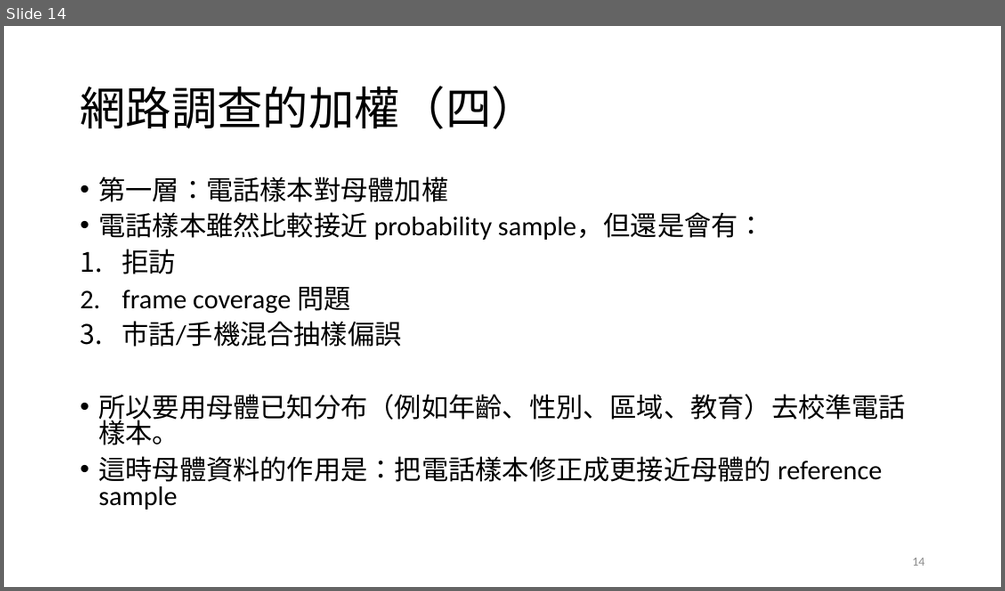
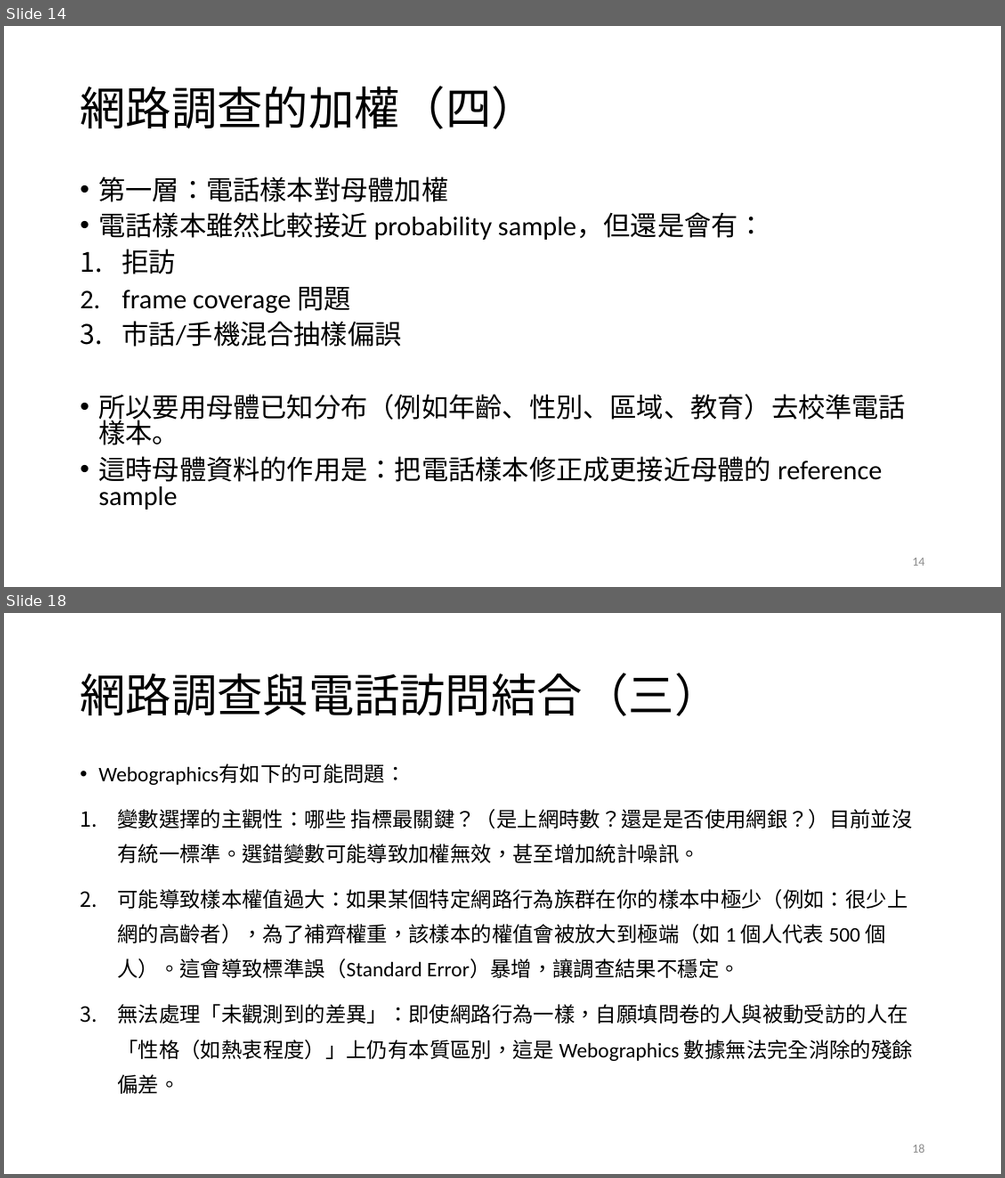
Before and after one commit to TsaiChiahung/PublicOpinion2026, a slide deck: 投影片/民意與調查Week4.pptx. Shown one above the other, each under a label of ours: slide 14 before the commit, slides 14 and 18 after it; the slides between them are not shown. The pictures are 1005x591 and 1005x1178 pixels, drawn with LibreOffice and Linux fonts; fonts in the diff are those of the drawing. Boxes give left, top, right and bottom in pixels: in the first picture for what was removed or moved away, otherwise in the second. Text is boxed around its words. In the diff, an @@ line names an element or a change of style, - is before the commit and + after.

```diff
--- a/投影片/民意與調查Week4.pptx
+++ b/投影片/民意與調查Week4.pptx
@@ slide 18 added at [4,613,1001,1174], background #FFFFFF @@
@@ title added at [80,673,720,716], 44 pt, text #000000 @@
+網路調查與電話訪問結合（三）
@@ text added at [98,764,913,1094], 20 pt, text #000000 @@
+• Webographics有如下的可能問題：
+1. 變數選擇的主觀性：哪些 指標最關鍵？（是上網時數？還是是否使用網銀？）目前並沒有統一標準。選錯變數可能導致加權無效，甚至增加統計噪訊。
+2. 可能導致樣本權值過大：如果某個特定網路行為族群在你的樣本中極少（例如：很少上網的高齡者），為了補齊權重，該樣本的權值會被放大到極端（如 1 個人代表 500 個人）。這會導致標準誤（Standard Error）暴增，讓調查結果不穩定。
+3. 無法處理「未觀測到的差異」：即使網路行為一樣，自願填問卷的人與被動受訪的人在「性格（如熱衷程度）」上仍有本質區別，這是 Webographics 數據無法完全消除的殘餘偏差。
@@ page number added at [912,1143,924,1152], 12 pt, text #8C8C8C @@
+18
```
Also in this commit, not shown: 2 slides changed, 3 other slides added, 1 slide removed, 1 other file.
